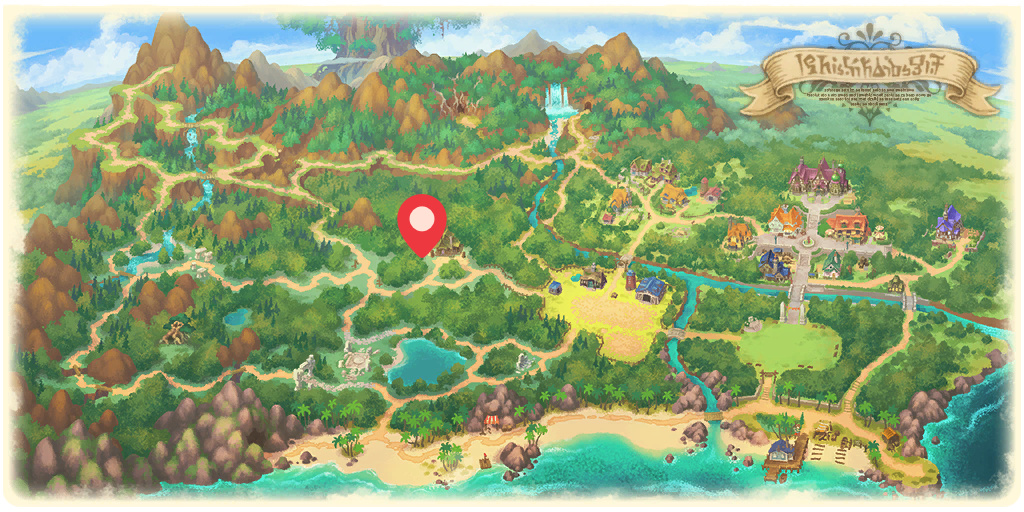
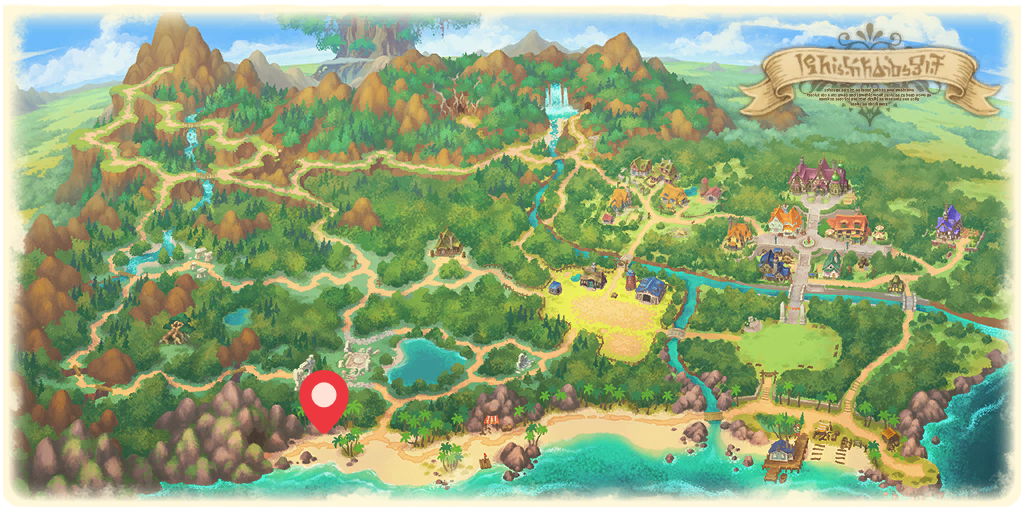
Revision of a layered w=1024, h=512 image; what changed, layer by layer:
added layer "11800濤濤海濱" above "10800洞窟" over box(299, 370, 349, 434)
hid "10600樵之森" over box(397, 194, 447, 258)
